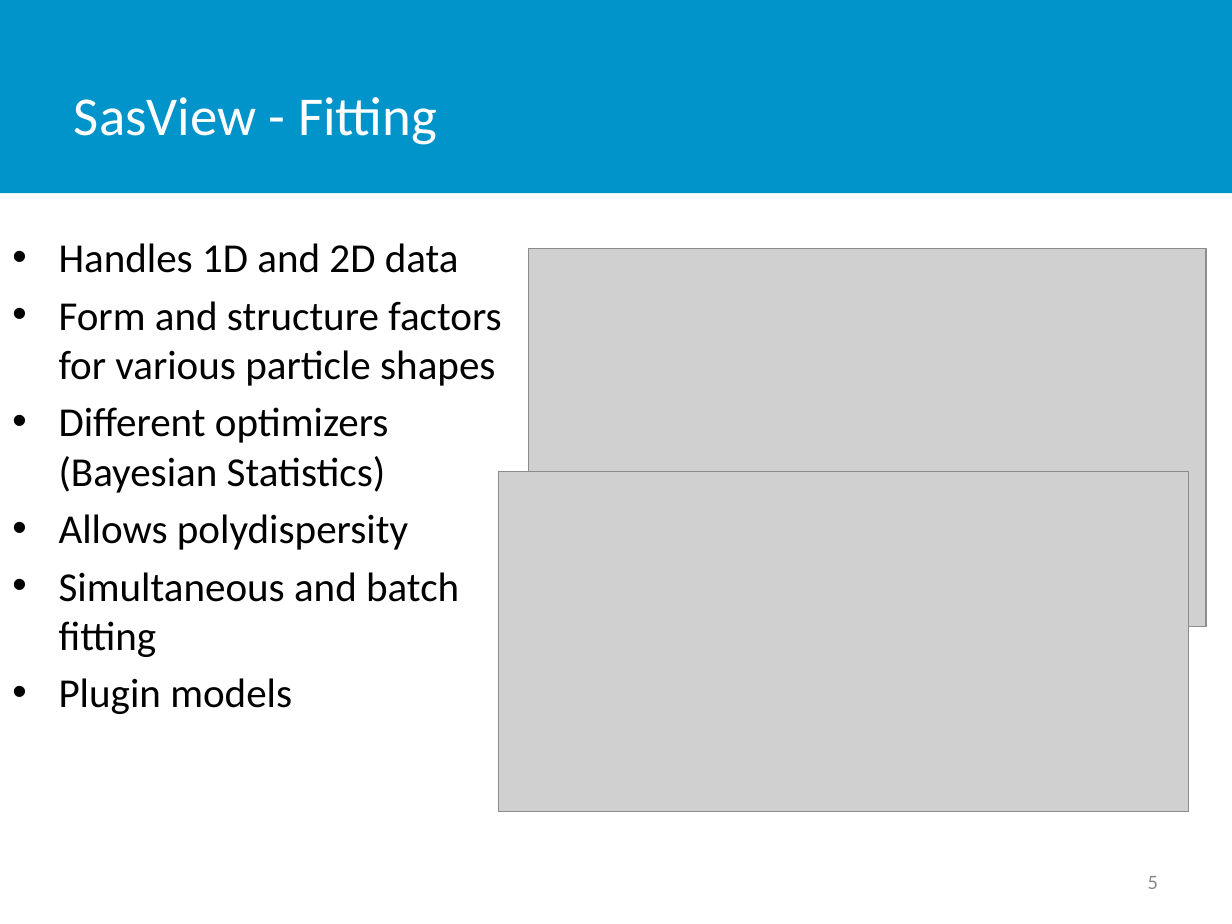
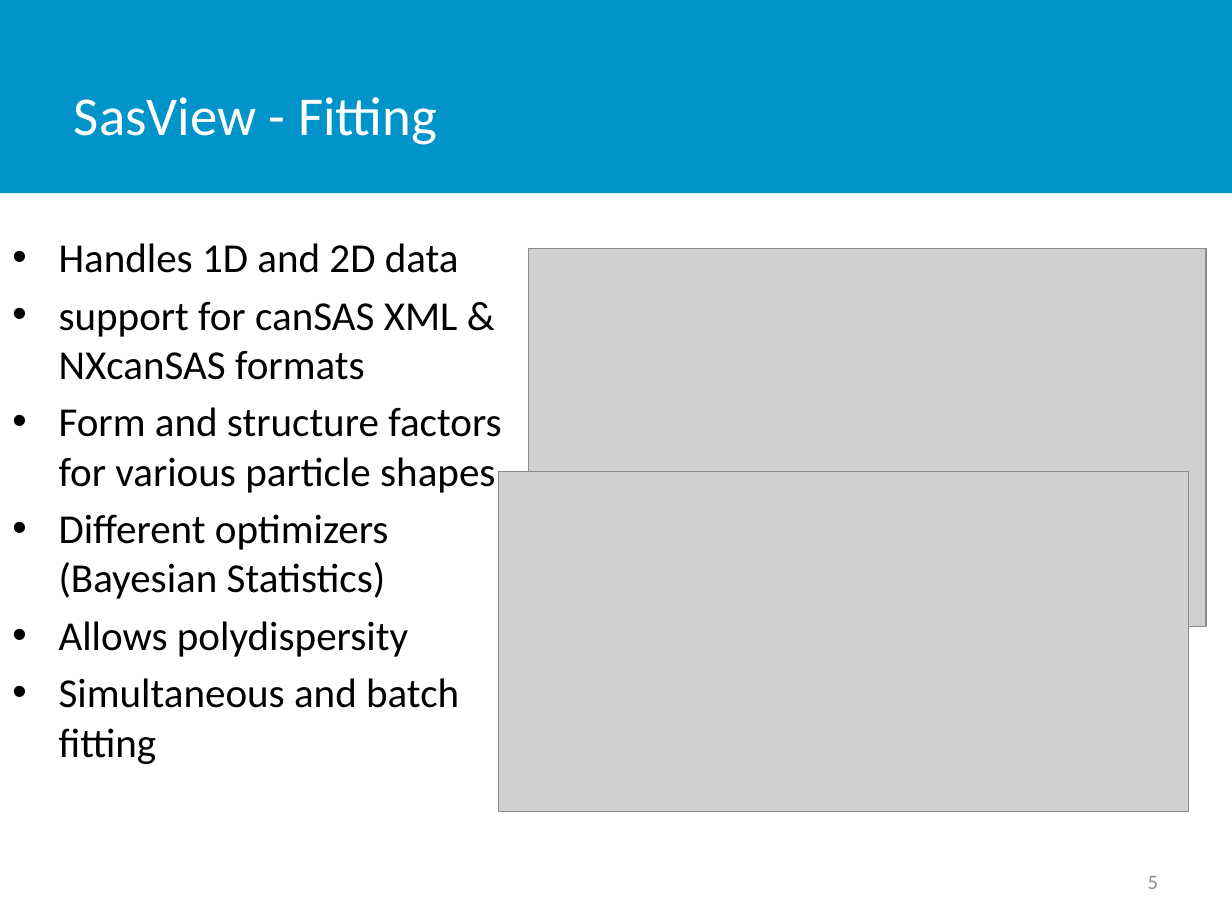
Before and after one commit to SasView/documents, a slide deck: slide 5 of Presentations/NoBugs-WP/NoBugsReducedSize.pptx. Drawn at 1232x924 pixels with LibreOffice and Linux fonts; fonts in the diff are those of the drawing; grey boxes stand for pictures; background and template pictures are left out. Boxes give left, top, right and bottom in pixels: in the first picture for what was removed or moved away, otherwise in the second. Text is boxed around its words. In the diff, an @@ line names an element or a change of style, - is before the commit and + after.

```diff
--- a/Presentations/NoBugs-WP/NoBugsReducedSize.pptx
+++ b/Presentations/NoBugs-WP/NoBugsReducedSize.pptx
@@ text at (59,302,458,380): paragraph added @@
+• support for canSAS XML & NXcanSAS formats
@@ text at (59,678,292,714): paragraph removed @@
-• Plugin models
```
Also in this commit, not shown: 8 other slides changed, 1 other file.
